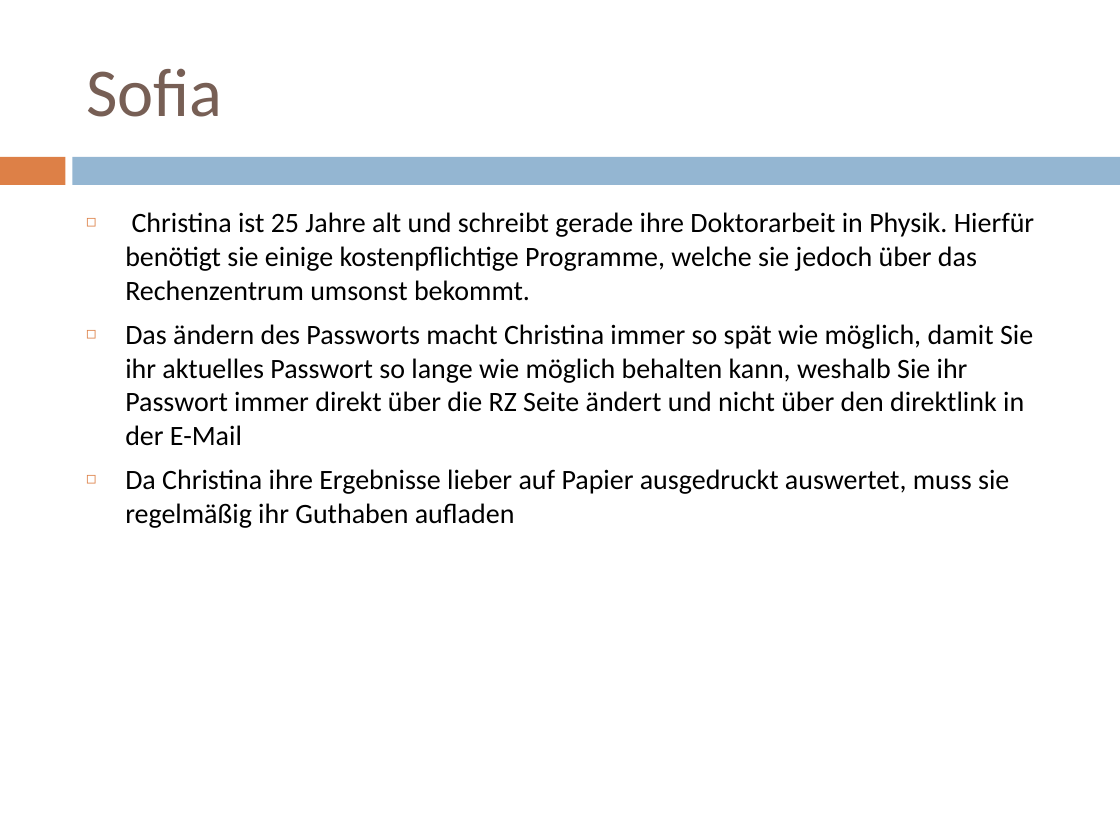
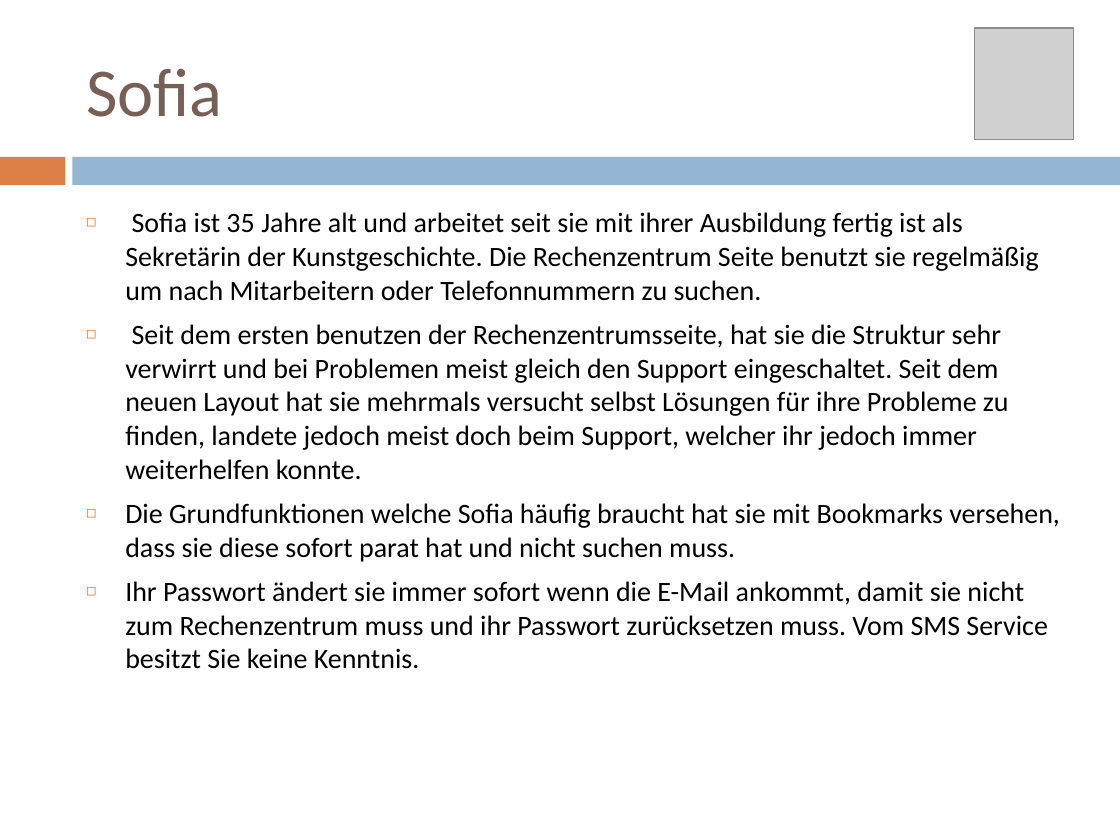
Before and after one commit to pinkdroyd/redesign-ur-rz, a slide deck: slide 22 of Personas und Szenarien/Personas_Redsign_RZ.pptx. Drawn at 1120x840 pixels with LibreOffice and Linux fonts; fonts in the diff are those of the drawing; grey boxes stand for pictures. Boxes give left, top, right and bottom in pixels: in the first picture for what was removed or moved away, otherwise in the second. Text is boxed around its words. In the diff, an @@ line names an element or a change of style, - is before the commit and + after.

Commit message:
Personas 5 von 7 fertig

```diff
--- a/Personas und Szenarien/Personas_Redsign_RZ.pptx
+++ b/Personas und Szenarien/Personas_Redsign_RZ.pptx
@@ picture added at [974, 28, 1074, 140] @@
@@ text at [125, 212, 1060, 669]: text changed @@
-◻ Christina ist 25 Jahre alt und schreibt gerade ihre Doktorarbeit in Physik. Hierfür benötigt sie einige kostenpflichtige Programme, welche sie jedoch über das Rechenzentrum umsonst bekommt.
-◻ Das ändern des Passworts macht Christina immer so spät wie möglich, damit Sie ihr aktuelles Passwort so lange wie möglich behalten kann, weshalb Sie ihr Passwort immer direkt über die RZ Seite ändert und nicht über den direktlink in der E-Mail
-◻ Da Christina ihre Ergebnisse lieber auf Papier ausgedruckt auswertet, muss sie regelmäßig ihr Guthaben aufladen
+◻ Sofia ist 35 Jahre alt und arbeitet seit sie mit ihrer Ausbildung fertig ist als Sekretärin der Kunstgeschichte. Die Rechenzentrum Seite benutzt sie regelmäßig um nach Mitarbeitern oder Telefonnummern zu suchen.
+◻ Seit dem ersten benutzen der Rechenzentrumsseite, hat sie die Struktur sehr verwirrt und bei Problemen meist gleich den Support eingeschaltet. Seit dem neuen Layout hat sie mehrmals versucht selbst Lösungen für ihre Probleme zu finden, landete jedoch meist doch beim Support, welcher ihr jedoch immer weiterhelfen konnte.
+◻ Die Grundfunktionen welche Sofia häufig braucht hat sie mit Bookmarks versehen, dass sie diese sofort parat hat und nicht suchen muss.
+◻ Ihr Passwort ändert sie immer sofort wenn die E-Mail ankommt, damit sie nicht zum Rechenzentrum muss und ihr Passwort zurücksetzen muss. Vom SMS Service besitzt Sie keine Kenntnis.
```
Also in this commit, not shown: 9 other slides changed.
